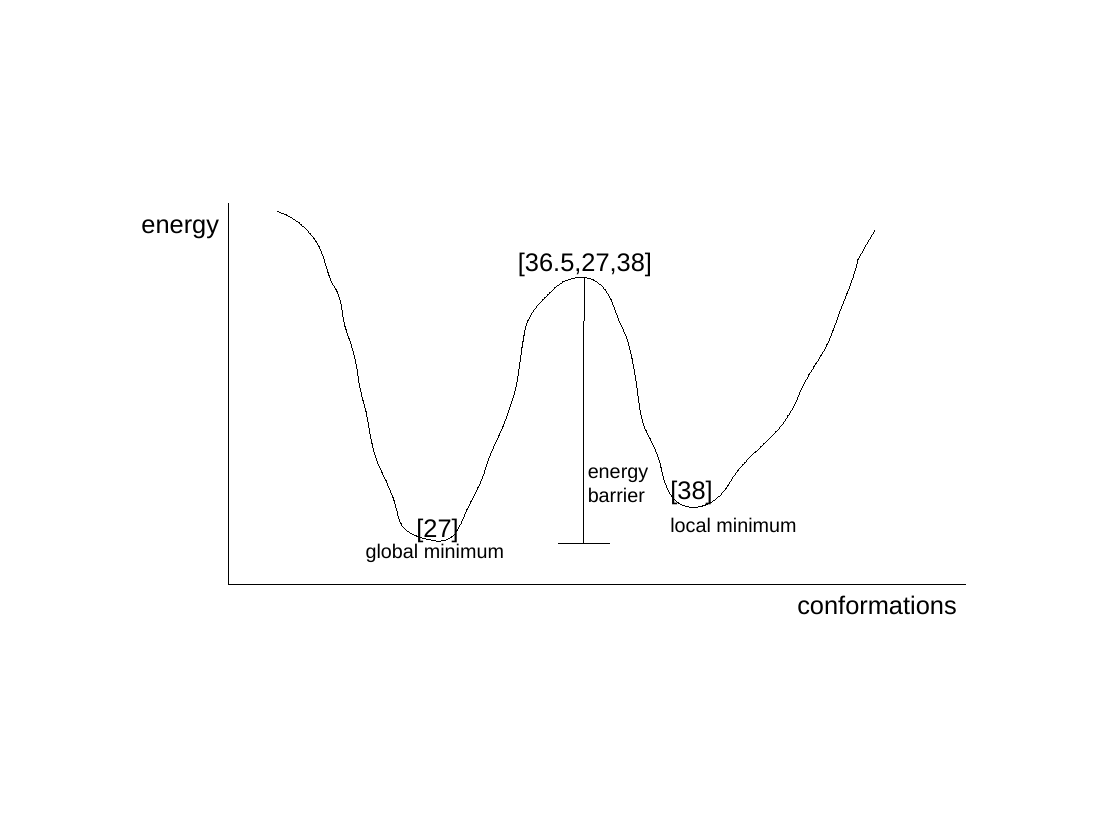
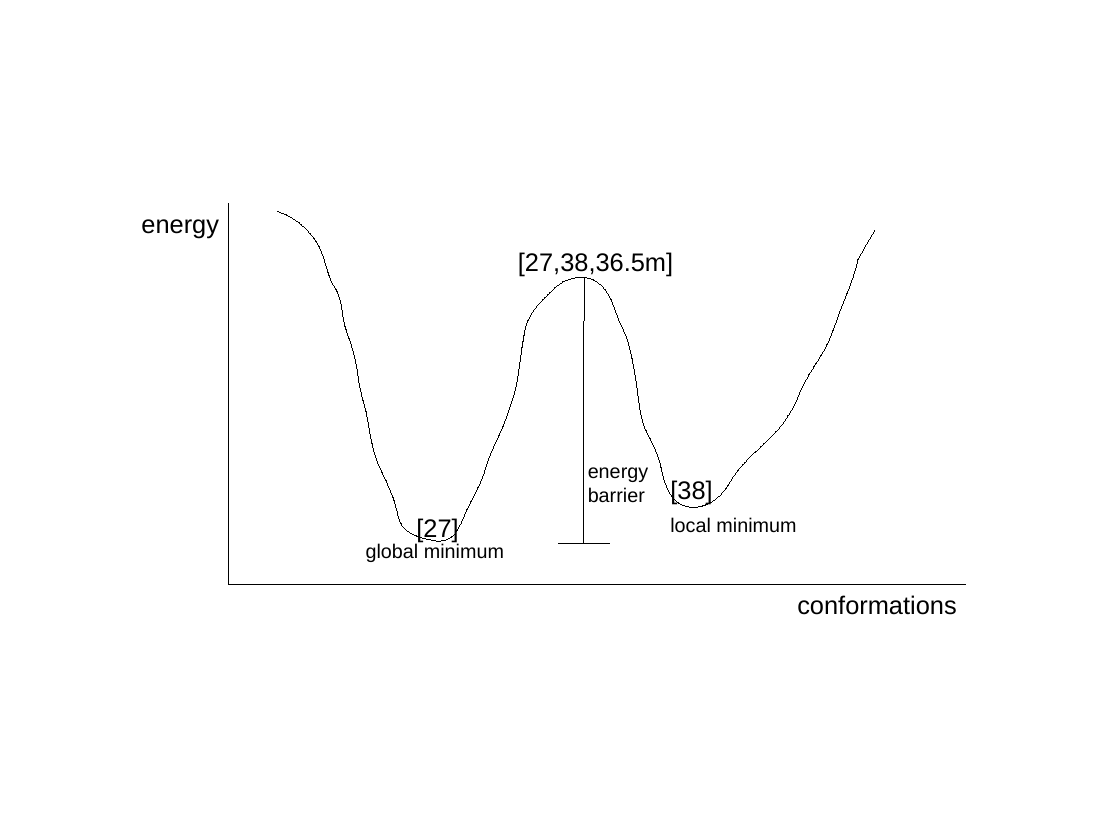
Before and after one commit to jhuang/RNAHeliTex, a slide deck: slide 1 of images/energy_barrier.odp. Drawn at 1120x840 pixels with LibreOffice and Linux fonts; fonts in the diff are those of the drawing. Boxes give left, top, right and bottom in pixels: in the first picture for what was removed or moved away, otherwise in the second. Text is boxed around its words. In the diff, an @@ line names an element or a change of style, - is before the commit and + after.

```diff
--- a/images/energy_barrier.odp
+++ b/images/energy_barrier.odp
@@ text at [518,252,673,276]: text changed @@
-[36.5,27,38]
+[27,38,36.5m]
```
Also in this commit, not shown: 13 other files.
